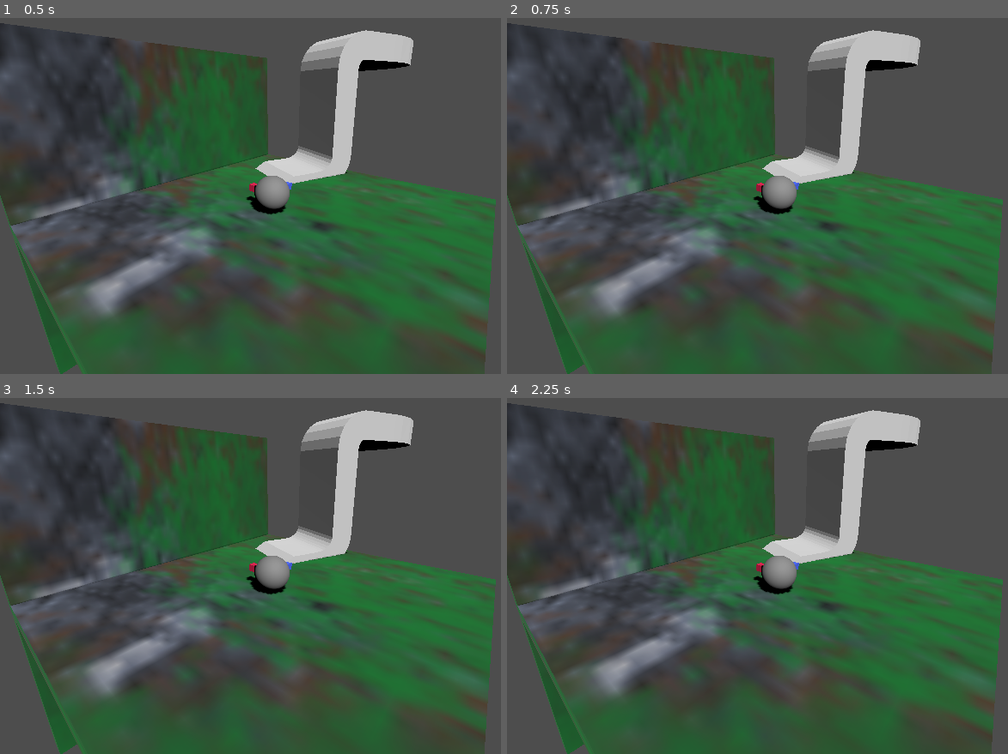
Above: before the commit, frames 1-4 (two rows, left to right).
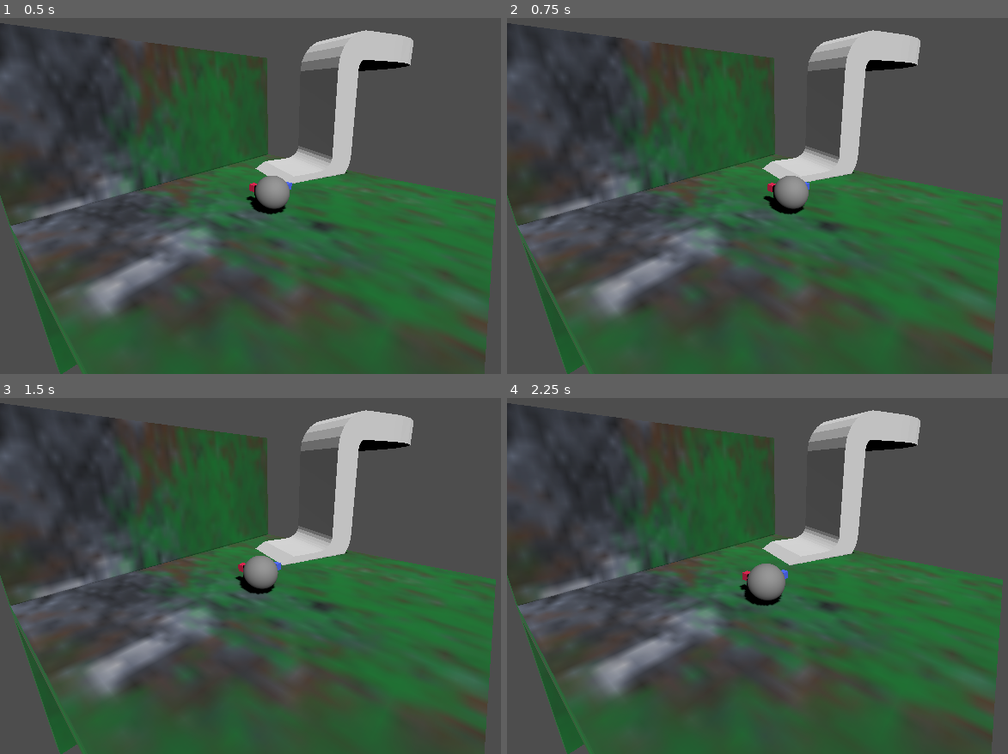
Above: after the commit, the same moments.

Repository: LettucePie/druid
Game: Godot game, scene res://stages/stage_0.tscn
Same seed, same stepped clock (60 frames per second), same inputs: the game is played once before the commit and once after it.
Inputs:
- Up to frame 1 (0.5 s): no input
- Up to frame 2 (0.75 s): tap Enter at 0.5 s; hold Right (ui_right) from 0.53 s (still down); tap D (stick_l_x+, bound only after the commit) at 0.6 s
- Up to frame 3 (1.5 s): tap A (stick_l_x-, bound only after the commit) at 0.8, 1.35 s; tap Space at 1.25 s; release Right (ui_right) at 1.28 s; hold Down (ui_down) from 1.28 s (still down)
- Up to frame 4 (2.25 s): tap S (stick_l_y+, bound only after the commit) at 1.55, 2.1 s; tap Enter at 2 s; release Down (ui_down) at 2.03 s; hold Right (ui_right) from 2.03 s (still down)

Frame 1 is identical in both runs. In frame 2, 0.8% of the frame differs, in the area x 49-61%, y 44-56%; in frame 3, 0.7%; in frame 4, 1.0%, in the area x 46-59%, y 44-59%.

Commit message:
tried cleaning up

Diff:
--- a/core/player.gd
+++ b/core/player.gd
@@ -14,55 +14,28 @@
 	current_cam = get_viewport().get_camera_3d()
 
 
+func update_up():
+	pass
+
+
 func _physics_process(delta):
 	current_cam = get_viewport().get_camera_3d()
-
-	# Add the gravity.
-	if not is_on_floor():
-		velocity -= get_up_direction() * (gravity * delta)
-#		velocity.y -= gravity * delta
+	var col = get_last_slide_collision()
+	if col != null:
+		if col.get_normal() != get_up_direction():
+			set_up_direction(col.get_normal())
+			print("Update Up Direction ", get_up_direction())
+	var input_h = Input.get_axis("stick_l_x-", "stick_l_x+")
+	var input_v = Input.get_axis("stick_l_y-", "stick_l_y+")
+	var input_vec : Vector3 = Vector3(input_h, 0, input_v)
+	var direction = input_vec.rotated(Vector3.UP, current_cam.rotation.y)
+	if get_up_direction() != Vector3.UP:
+		direction = direction.slide(get_up_direction())
+	if is_on_floor() or is_on_wall():
+		velocity = direction * SPEED
 	else:
-		## Check if climbing
-		if get_slide_collision_count() > 0:
-			var col : KinematicCollision3D = get_slide_collision(0)
-		#	if col.get_collider().is_in_group("climbable"):
-			set_up_direction(col.get_normal())
-
-	# Handle Jump.
-	if Input.is_action_just_pressed("jump") and is_on_floor():
-		velocity = get_up_direction() * JUMP_VELOCITY
-
-	# Get the input direction and handle the movement/deceleration.
-	var input_dir = Vector3(
-		Input.get_axis("stick_l_x-", "stick_l_x+"),
-		0,
-		Input.get_axis("stick_l_y-", "stick_l_y+")).normalized()
-	var stop : bool = input_dir == Vector3.ZERO
-
-	## Assign movement direction to Camera Orientation
-#	## Basis Method
-#	var direction_orient : Basis = current_cam.transform.basis
-#	var direction = (direction_orient * input_dir).normalized()
-#	## Note
-#	## Multiplying input by Camera.transform.basis causes direction.y to reflect
-#	## the up and down tilt of the Camera.
-
-	## Angle Method
-	var direction = input_dir.rotated(Vector3.UP, current_cam.rotation.y)
-
-	## Transform direction perpindicular to get_up_direction()
-	print("up ", get_up_direction())
-	print("indir ", direction)
-	direction = direction.slide(get_up_direction())
-	print("manipulated dir ", direction)
-
-#	print(direction)
-	if stop:
-		if is_on_floor():
-			velocity = Vector3.ZERO
-	else:
-		velocity = direction * SPEED
-
+		set_up_direction(Vector3.UP)
+		velocity.y -= gravity * delta
 	move_and_slide()
 
 
--- a/project.godot
+++ b/project.godot
@@ -30,11 +30,13 @@
 stick_l_x-={
 "deadzone": 0.15,
 "events": [Object(InputEventJoypadMotion,"resource_local_to_scene":false,"resource_name":"","device":-1,"axis":0,"axis_value":-1.0,"script":null)
+, Object(InputEventKey,"resource_local_to_scene":false,"resource_name":"","device":-1,"window_id":0,"alt_pressed":false,"shift_pressed":false,"ctrl_pressed":false,"meta_pressed":false,"pressed":false,"keycode":0,"physical_keycode":65,"key_label":0,"unicode":97,"echo":false,"script":null)
 ]
 }
 stick_l_y-={
 "deadzone": 0.15,
 "events": [Object(InputEventJoypadMotion,"resource_local_to_scene":false,"resource_name":"","device":-1,"axis":1,"axis_value":-1.0,"script":null)
+, Object(InputEventKey,"resource_local_to_scene":false,"resource_name":"","device":-1,"window_id":0,"alt_pressed":false,"shift_pressed":false,"ctrl_pressed":false,"meta_pressed":false,"pressed":false,"keycode":0,"physical_keycode":87,"key_label":0,"unicode":119,"echo":false,"script":null)
 ]
 }
 stick_r_x-={
@@ -50,11 +52,13 @@
 stick_l_x+={
 "deadzone": 0.5,
 "events": [Object(InputEventJoypadMotion,"resource_local_to_scene":false,"resource_name":"","device":-1,"axis":0,"axis_value":1.0,"script":null)
+, Object(InputEventKey,"resource_local_to_scene":false,"resource_name":"","device":-1,"window_id":0,"alt_pressed":false,"shift_pressed":false,"ctrl_pressed":false,"meta_pressed":false,"pressed":false,"keycode":0,"physical_keycode":68,"key_label":0,"unicode":100,"echo":false,"script":null)
 ]
 }
 stick_l_y+={
 "deadzone": 0.5,
 "events": [Object(InputEventJoypadMotion,"resource_local_to_scene":false,"resource_name":"","device":-1,"axis":1,"axis_value":1.0,"script":null)
+, Object(InputEventKey,"resource_local_to_scene":false,"resource_name":"","device":-1,"window_id":0,"alt_pressed":false,"shift_pressed":false,"ctrl_pressed":false,"meta_pressed":false,"pressed":false,"keycode":0,"physical_keycode":83,"key_label":0,"unicode":115,"echo":false,"script":null)
 ]
 }
 stick_r_x+={
--- a/testing/testvecs.gd
+++ b/testing/testvecs.gd
@@ -40,5 +40,7 @@
 
 #	var result_dir = input_3d.reflect(normal)
 	var result_dir = input_3d.slide(normal)
+	print("input dir ", input_3d)
+	print("result dir ", result_dir)
 #	var result_dir = input_3d.cross(normal)
 	$Result.look_at(result_dir + $Result.position, normal)
